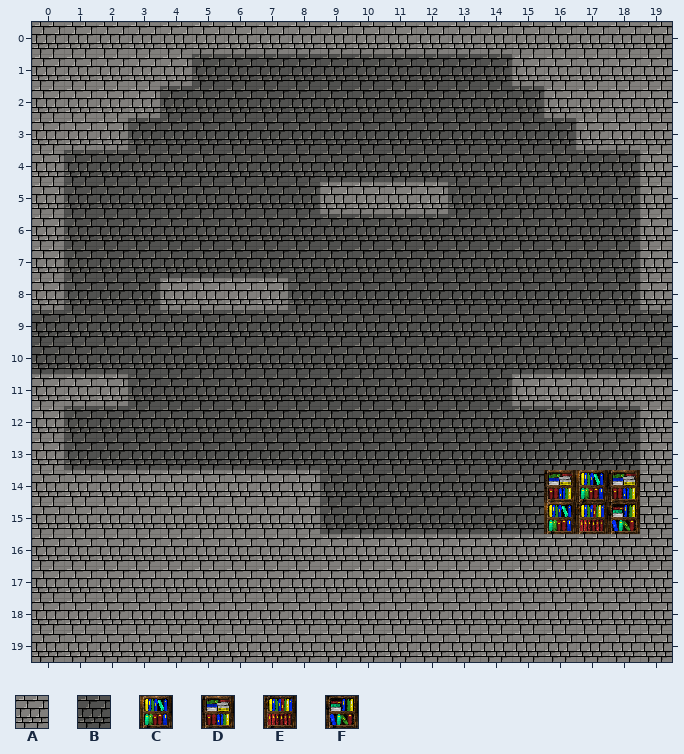
Two versions of a level (Tiled map, Jeu/assets/Map/Area1/2/2.tmx). That is the earlier state.
Cells are 32x32 px. Shown: x 0..19, y 0..19.
Key: from "SetArea1": A 10, B 12, C 27, D 28, E 36, F 37.
_ is an empty cell, # one hidden under a higher layer.
Layers that did not change in this view are not listed.
Layer "BG" before, first column x 0:
 0 ####################
 1 #AAAABBBBBBBBBBAAAA#
 2 #AAABBBBBBBBBBBBAAA#
 3 #AABBBBBBBBBBBBBBAA#
 4 #BBBBBBBBBBBBBBBBBB#
 5 #BBBBBBBB####BBBBBB#
 6 #BBBBBBBBBBBBBBBBBB#
 7 #BBBBBBBBBBBBBBBBBB#
 8 #BBB####BBBBBBBBBBB#
 9 BBBBBBBBBBBBBBBBBBBB
10 BBBBBBBBBBBBBBBBBBBB
11 ###BBBBBBBBBBBB#####
12 #BBBBBBBBBBBBBBBBBB#
13 #BBBBBBBBBBBBBBBBBB#
14 #########BBBBBBBDCD#
15 AAAAAAAA#BBBBBBBCEF#
16 AAAAAAAA############
17 AAAAAAAAAAAAAAAAAAAA
18 AAAAAAAAAAAAAAAAAAAA
19 AAAAAAAAAAAAAAAAAAAA
The same view after the edit:
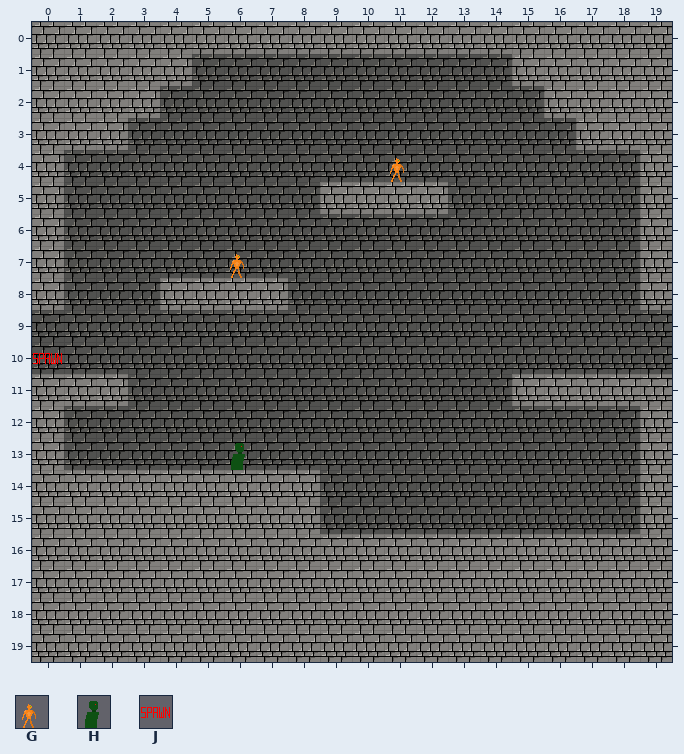
Further tiles: from "Enemies": G 0, H 1; from "Utilities": J 0.
Tiles of an added or newly shown layer are drawn over the layers below it.
From old to new:
{"where": "layer \"BG\""}
{"y":14,"x":16,"old":"DCD","new":"BBB"}
{"y":15,"x":16,"old":"CEF","new":"BBB"}
{"where": "layer \"Enemies\" (added)"}
{"y":4,"x":11,"old":"_","new":"G"}
{"y":7,"x":6,"old":"_","new":"G"}
{"y":13,"x":6,"old":"_","new":"H"}
{"where": "layer \"Utilities\" (added)"}
{"y":10,"x":0,"old":"_","new":"J"}
{"label":"added","picture_box":[390,158,404,182]}
{"label":"added","picture_box":[230,254,244,278]}
{"label":"added","picture_box":[33,353,62,364]}
{"label":"added","picture_box":[231,443,245,470]}
{"label":"changed","picture_box":[544,470,640,534]}
